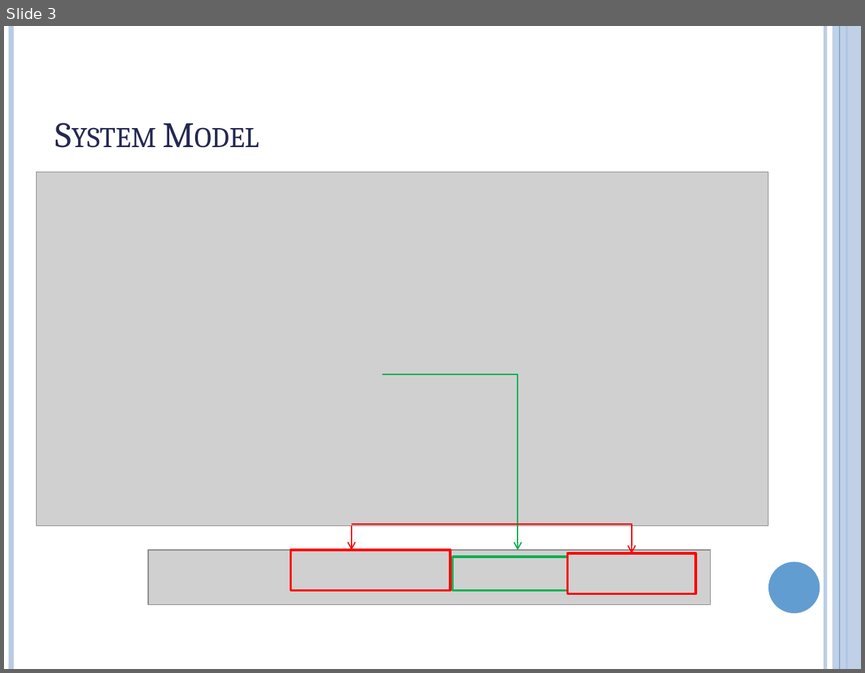
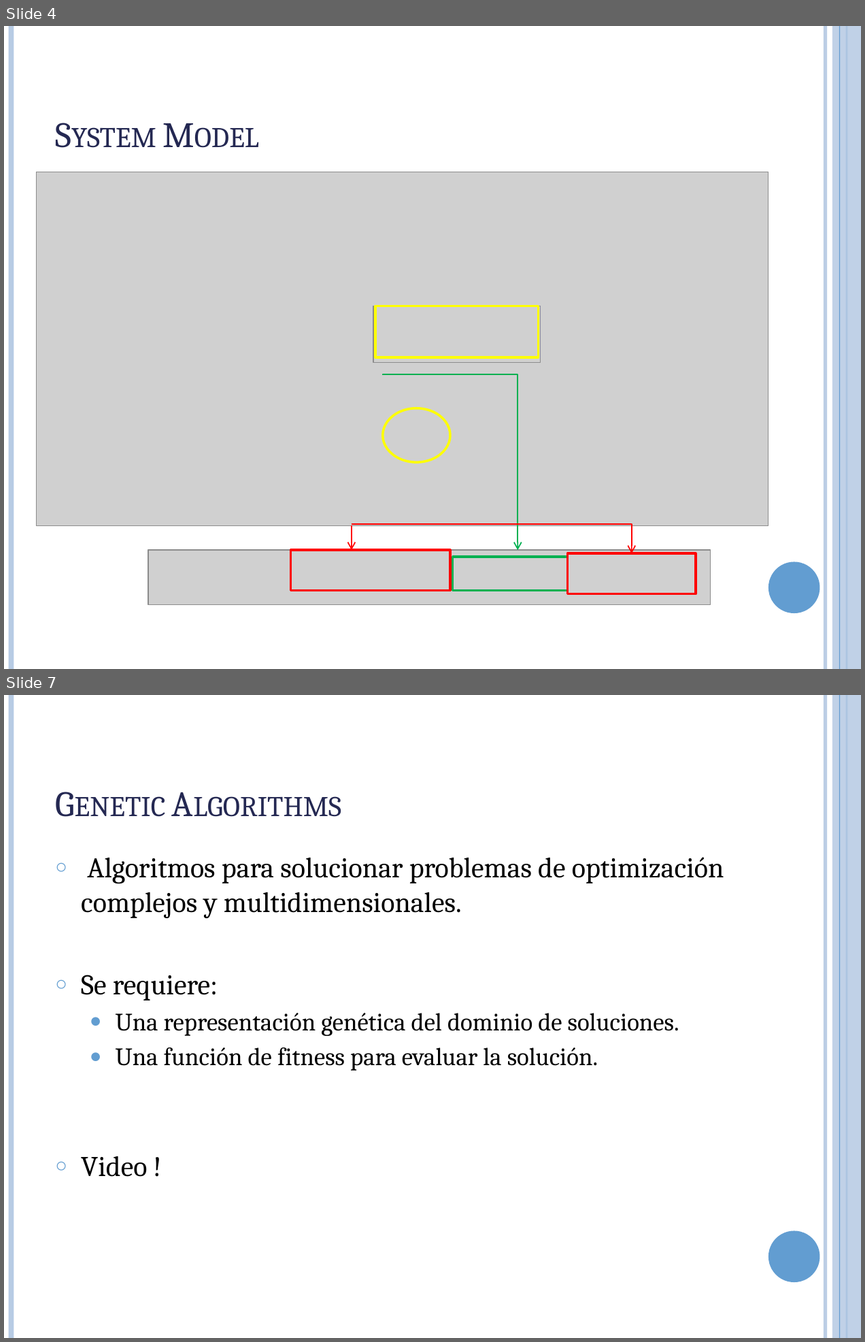
Before and after one commit to hanlinzhushe/SC-FDMA-python, a slide deck: Presentation1.pptx. Shown one above the other, each under a label of ours: slide 3 before the commit, slides 4 and 7 after it; the slides between them are not shown. The pictures are 865x673 and 865x1342 pixels, drawn with LibreOffice and Linux fonts; fonts in the diff are those of the drawing; grey boxes stand for pictures. Boxes give left, top, right and bottom in pixels: in the first picture for what was removed or moved away, otherwise in the second. Text is boxed around its words. In the diff, an @@ line names an element or a change of style, - is before the commit and + after.

```diff
--- a/Presentation1.pptx
+++ b/Presentation1.pptx
@@ slide 7 added at bbox=[4, 695, 861, 1338], background #FFFFFF; not listed: 6 template elements that a slide beside it also shows @@
@@ title added at bbox=[47, 721, 747, 828], 30 pt, text #242852, small capitals @@
+Genetic Algorithms
@@ text added at bbox=[81, 857, 724, 1176], 24 pt, text #000000 @@
+○ Algoritmos para solucionar problemas de optimización complejos y multidimensionales.
+○ Se requiere:
+  ● Una representación genética del dominio de soluciones.
+  ● Una función de fitness para evaluar la solución.
+○ Video !
@@ what was slide 3 is now slide 4 @@
@@ slide 4 changed as well @@
@@ picture added at bbox=[373, 306, 541, 363] @@
@@ rectangle added at bbox=[376, 306, 538, 358], outline #FFFF00 2 pt @@
@@ ellipse added at bbox=[383, 408, 450, 462], outline #FFFF00 2 pt @@
```
Also in this commit, not shown: 1 other slide changed, 10 other slides added, 1 slide removed, 2 other files.
